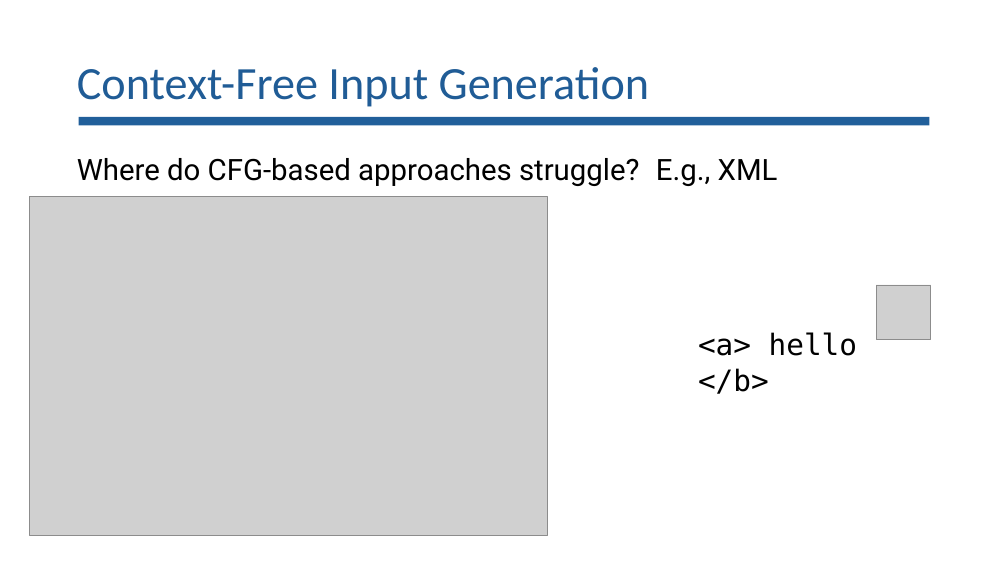
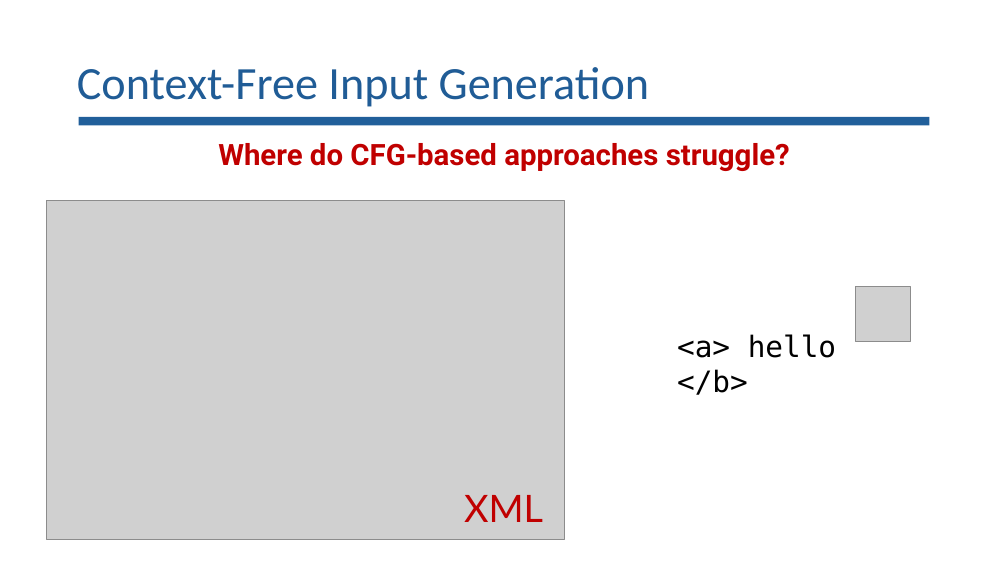
Before and after one commit to lorchrob/goblin_slides, a slide deck: slide 7 of goblin_slides.pptx (slide 6 before the commit). Drawn at 1008x567 pixels with LibreOffice and Linux fonts; fonts in the diff are those of the drawing; grey boxes stand for pictures. Boxes give left, top, right and bottom in pixels: in the first picture for what was removed or moved away, otherwise in the second. Text is boxed around its words. In the diff, an @@ line names an element or a change of style, - is before the commit and + after.

```diff
--- a/goblin_slides.pptx
+++ b/goblin_slides.pptx
@@ text "Where do CFG-based approaches struggle?": place and size @@
-text "Where do CFG-based approaches struggle?" at <box>77,158,639,186</box>
+text "Where do CFG-based approaches struggle?" at <box>218,143,790,171</box>
@@ text "Where do CFG-based approaches struggle?" at <box>218,143,790,171</box>: text colour #000000 to #C00000, bold on; alignment left to centre @@
@@ picture: place and size @@
-picture at <box>29,197,547,535</box>
+picture at <box>46,200,564,539</box>
@@ picture: place and size @@
-picture at <box>876,285,931,340</box>
+picture at <box>855,287,910,341</box>
@@ text "<a> hello </b>": place and size @@
-text "<a> hello </b>" at <box>698,332,857,394</box>
+text "<a> hello </b>" at <box>677,334,836,395</box>
@@ text at <box>464,495,543,522</box>: text changed; size 28 to 36 pt; font Roboto to Lato; text colour #000000 to #C00000 @@
-E.g., XML
+XML
```
Also in this commit, not shown: 18 other slides changed, 2 slides added, 1 slide removed.
